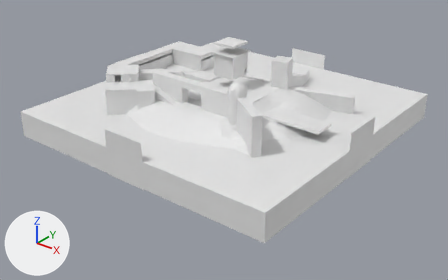
Before and after pictures for a commit that changed the Blender file models/maps/island.blend.
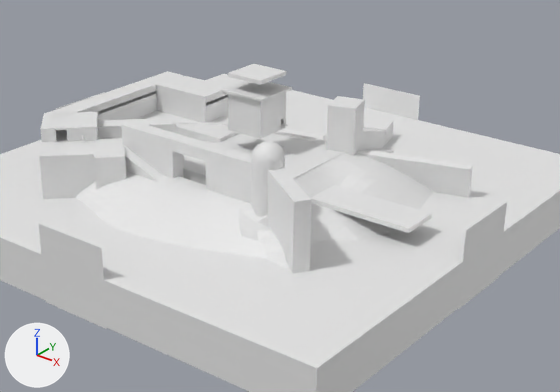
Old and new are each drawn whole from a 50 mm lens placed at (514.0, -658.0, 354.0), pointed at (14.0, -32.0, -34.0) and again close up on the part from 18% to 91% of the width and 0% to 81% of the height. Lighting does not change. The marker at lower left points along +X, +Y and +Z.

The first close-up shows 'Plane.001', 'Plane.002', 'airstrip', 'beach cliff 1', 'main beach', 'main gates.001', 'main gates.002', 'northeast cliff', 'ocean', 'wall border', 'wall tower', 'west patio'.
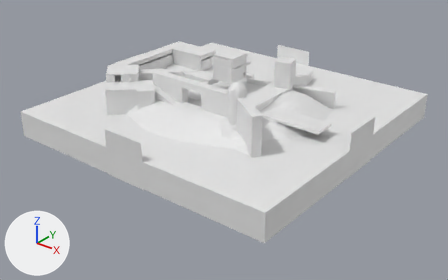
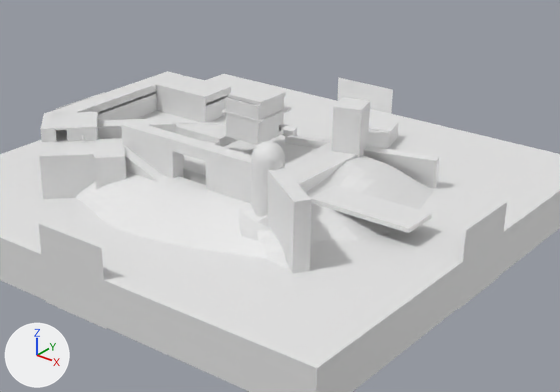
Not drawn themselves, but carrying or shaping drawn objects: ob_north, ob_center, ob_main_tower, ob_onsen_level, ob_elevator_system.

Where the newer file only moved an object's origin or applied its transform, the numbers keep the older frame.

The edits, one by one:
Object 'north' (ob_north) moves from (34.2, 81.36, 15.34) to (4.424, 81.36, 15.34).
Object 'center' (ob_center) moves from (-7.961, -5.506, 38.92) to (2.715, -5.506, 38.92).
In object 'main tower' (ob_main_tower), matrix_parent_inverse goes from Matrix(((1.0, 0.0, 0.0, 7.961), (0.0, 1.0, 0.0, 5.506), (0.0, 0.0, 1.0, -38.92), (0.0, 0.0, 0.0, 1.0))) to Matrix(((1.0, 0.0, 0.0, -2.715), (0.0, 1.0, 0.0, 5.506), (0.0, 0.0, 1.0, -38.92), (0.0, 0.0, 0.0, 1.0))).
Object 'main tower' (ob_main_tower) moves from (0.0, 0.0, 62.85) to (0.0, 0.0, 45.33).
In object 'onsen level' (ob_onsen_level), matrix_parent_inverse goes from Matrix(((1.0, 0.0, 0.0, 0.0), (0.0, 1.0, 0.0, 0.0), (0.0, 0.0, 1.0, -62.85), (0.0, 0.0, 0.0, 1.0))) to Matrix(((1.0, 0.0, 0.0, 0.0), (0.0, 1.0, 0.0, 0.0), (0.0, 0.0, 1.0, -45.33), (0.0, 0.0, 0.0, 1.0))).
Object 'onsen level' (ob_onsen_level) moves from (0.0, 2.943, 65.57) to (0.0, 0.0, 61.0).
In object 'elevator system' (ob_elevator_system), matrix_parent_inverse goes from Matrix(((1.0, 0.0, 0.0, -34.2), (0.0, 1.0, 0.0, -81.36), (0.0, 0.0, 1.0, -15.34), (0.0, 0.0, 0.0, 1.0))) to Matrix(((1.0, 0.0, 0.0, -4.424), (0.0, 1.0, 0.0, -81.36), (0.0, 0.0, 1.0, -15.34), (0.0, 0.0, 0.0, 1.0))).
Object 'elevator system' (ob_elevator_system) moves from (37.54, 92.65, 23.91) to (42.82, 92.65, 23.91).

Boxes (x1, y1, x2, y2) around the edits, measured in the close-ups (560 x 392 px):
'northeast cliff', reshaped
    before: (369, 150, 472, 198)
    after: (364, 146, 439, 188)
'west patio', reshaped
    before: (285, 140, 345, 180)
    after: (285, 143, 363, 192)
'Plane.002', reshaped
    before: (363, 83, 420, 120)
    after: (338, 77, 393, 113)
'tower roof', reshaped
    before: (228, 64, 287, 85)
    after: (228, 84, 286, 105)
'elevator tower.003', reshaped
    before: (326, 105, 354, 155)
    after: (332, 106, 360, 155)
'onsen.003', reshaped
    before: (228, 94, 262, 135)
    after: (226, 98, 259, 141)
'pit water', reshaped
    before: (215, 133, 311, 156)
    after: (224, 135, 317, 164)
'observation platform', reshaped
    before: (222, 81, 292, 102)
    after: (222, 103, 292, 123)
'elevator tower.001', reshaped
    before: (352, 99, 365, 156)
    after: (357, 101, 370, 158)
'onsen', reshaped
    before: (228, 123, 286, 139)
    after: (226, 129, 283, 145)
'elevator', reshaped
    before: (362, 132, 385, 150)
    after: (368, 134, 390, 149)
'northwest cliff', reshaped
    before: (215, 117, 325, 140)
    after: (220, 115, 297, 136)
'elevator lower building.001', reshaped (6% taller)
    before: (363, 118, 394, 133)
    after: (369, 119, 399, 135)
'elevator tower', reshaped
    before: (330, 97, 362, 108)
    after: (336, 98, 368, 109)
'elevator lower building.003', reshaped
    before: (385, 125, 393, 145)
    after: (390, 127, 398, 146)
'elevator.001', reshaped
    before: (363, 128, 385, 133)
    after: (369, 129, 390, 134)
'onsen.004', reshaped (6% taller)
    before: (281, 92, 286, 124)
    after: (279, 96, 284, 130)
'elevator tower.002', reshaped
    before: (331, 96, 339, 103)
    after: (336, 97, 344, 105)
